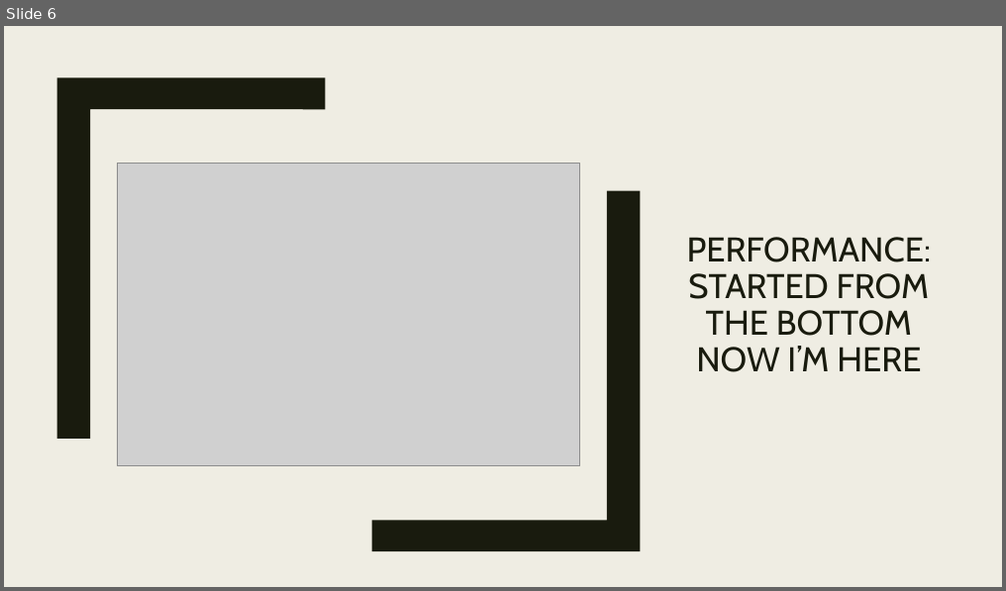
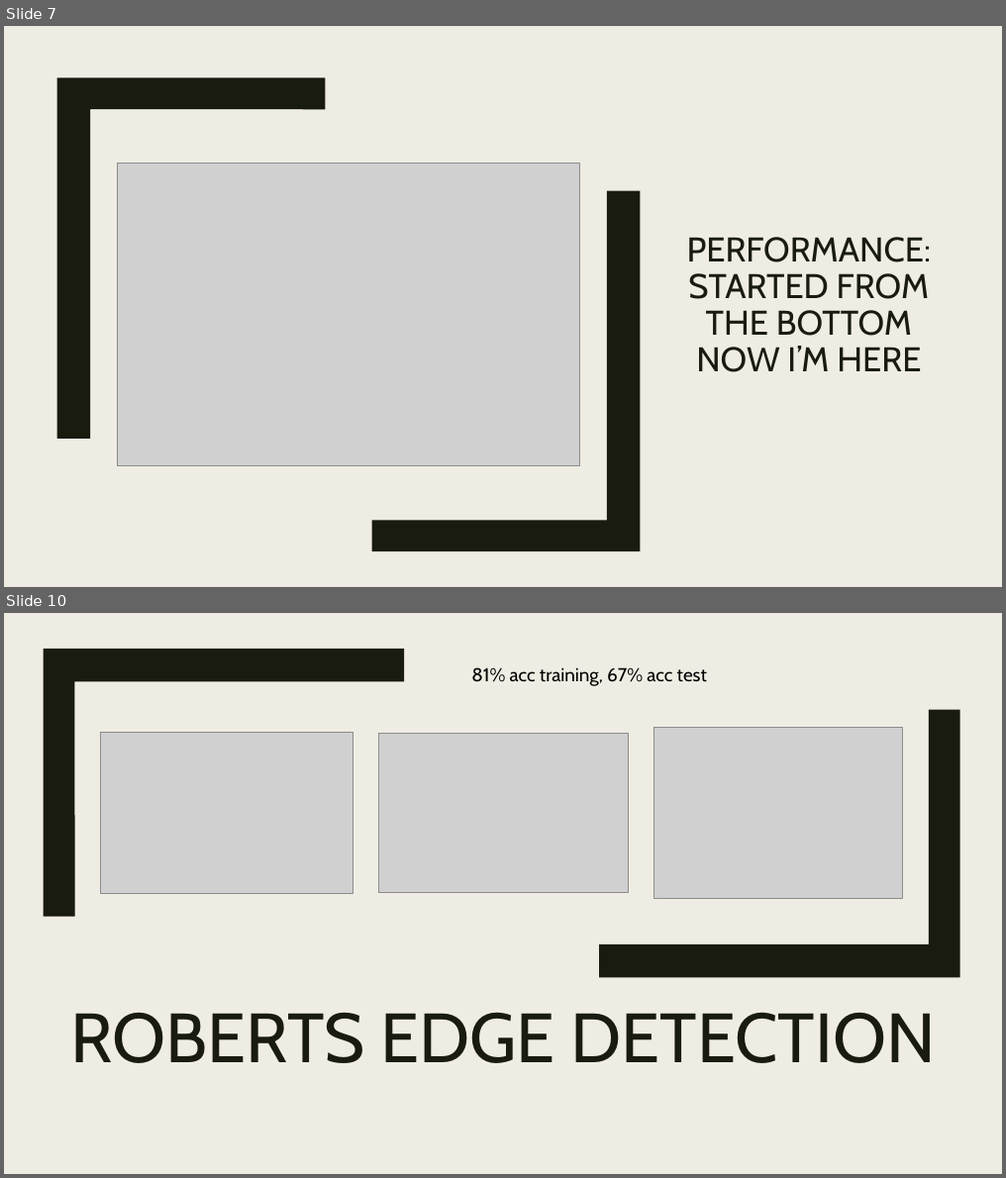
Before and after one commit to kjbhargava/StreetViewNN, a slide deck: ExtraStuff/FinalPresentation.pptx. Shown one above the other, each under a label of ours: slide 6 before the commit, slides 7 and 10 after it; the slides between them are not shown. The pictures are 1006x591 and 1006x1178 pixels, drawn with LibreOffice and Linux fonts; fonts in the diff are those of the drawing; grey boxes stand for pictures. Boxes give left, top, right and bottom in pixels: in the first picture for what was removed or moved away, otherwise in the second. Text is boxed around its words. In the diff, an @@ line names an element or a change of style, - is before the commit and + after.

```diff
--- a/ExtraStuff/FinalPresentation.pptx
+++ b/ExtraStuff/FinalPresentation.pptx
@@ slide 10 added at <box>4,613,1002,1174</box>, background #EFEDE3; not listed: 1 template element that a slide beside it also shows @@
@@ rectangle added at <box>4,613,1002,1174</box>, fill #EFEDE3 @@
@@ freeform shape added at <box>43,649,404,916</box>, fill #191B0E @@
@@ text added at <box>471,667,707,686</box>, 18 pt, text #000000 @@
+81% acc training, 67% acc test
@@ freeform shape added at <box>599,710,960,977</box>, fill #191B0E @@
@@ picture added at <box>653,728,903,898</box> @@
@@ picture added at <box>101,732,352,894</box> @@
@@ picture added at <box>378,733,629,892</box> @@
@@ title added at <box>70,1012,936,1063</box>, 67 pt, text #191B0E @@
+ROBERTS EDGE DETECTION
@@ what was slide 6 is now slide 7 @@
```
Also in this commit, not shown: 5 other slides added, 4 slides removed.
